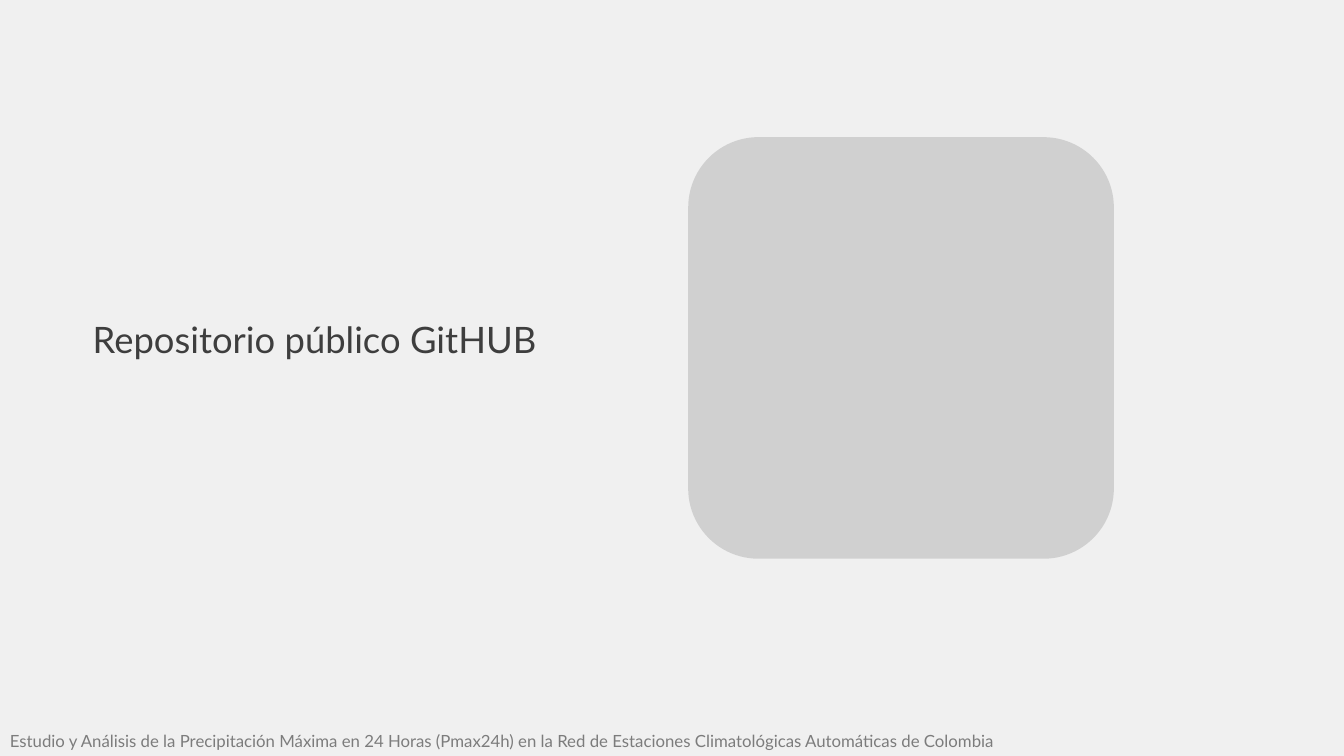
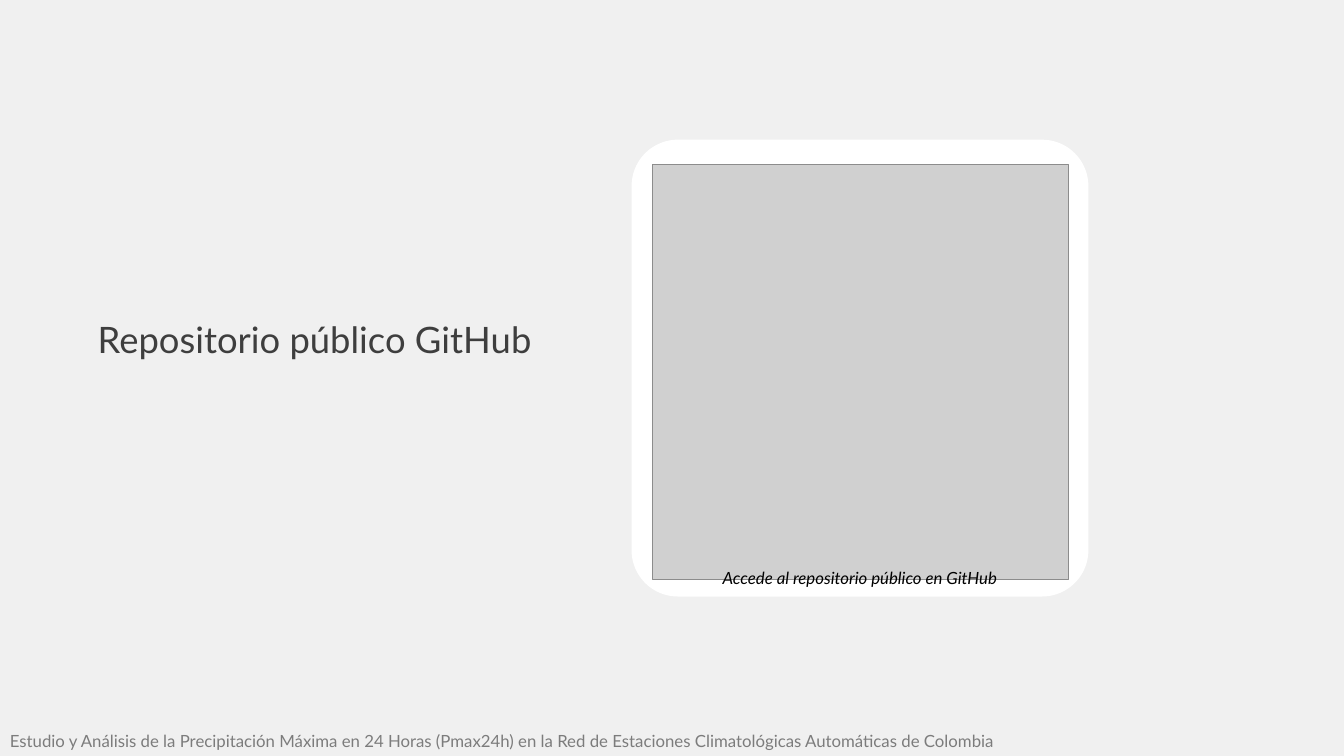
Before and after one commit to rcfdtools/R.HydroTools, a slide deck: slide 15 of tool/PMP/file/report/SCI_XXVI_SNHH26_Presentacion_PMax24HAutomColombia_v1.pptx (slide 8 before the commit). Drawn at 1344x756 pixels with LibreOffice and Linux fonts; fonts in the diff are those of the drawing; grey boxes stand for pictures. Boxes give left, top, right and bottom in pixels: in the first picture for what was removed or moved away, otherwise in the second. Text is boxed around its words. In the diff, an @@ line names an element or a change of style, - is before the commit and + after.

```diff
--- a/tool/PMP/file/report/SCI_XXVI_SNHH26_Presentacion_PMax24HAutomColombia_v1.pptx
+++ b/tool/PMP/file/report/SCI_XXVI_SNHH26_Presentacion_PMax24HAutomColombia_v1.pptx
@@ rounded rectangle added at (632,140,1089,597), fill #FFFFFF @@
@@ picture: place and size @@
-picture at (689,137,1114,559)
+picture at (653,164,1069,580)
@@ text at (98,326,531,360): text changed @@
-Repositorio público GitHUB
+Repositorio público GitHub
@@ round rect added at (632,559,1089,599), 12 pt, text #000000, italic @@
+Accede al repositorio público en GitHub
```
Also in this commit, not shown: 5 other slides changed, 7 slides added, 1 other file.
